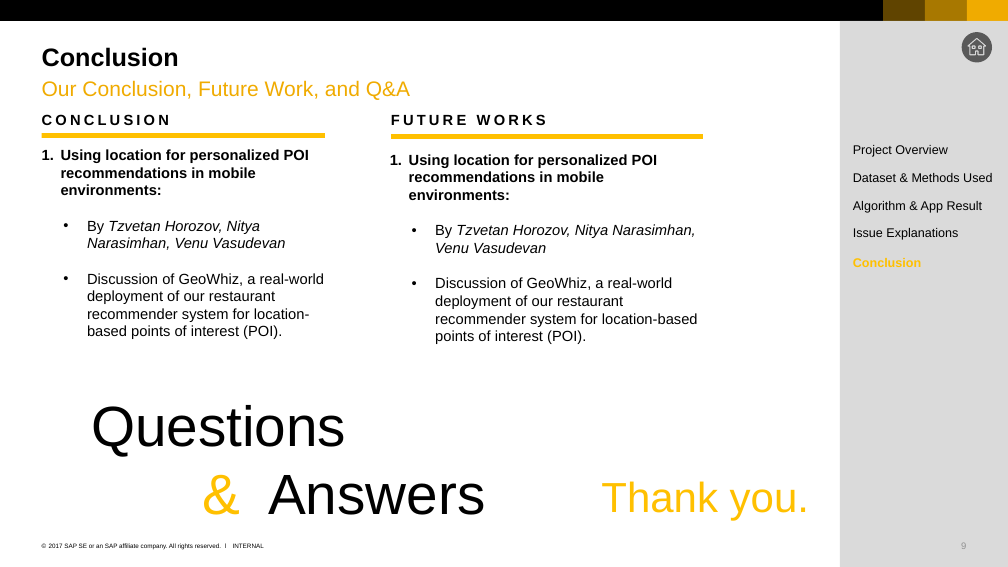
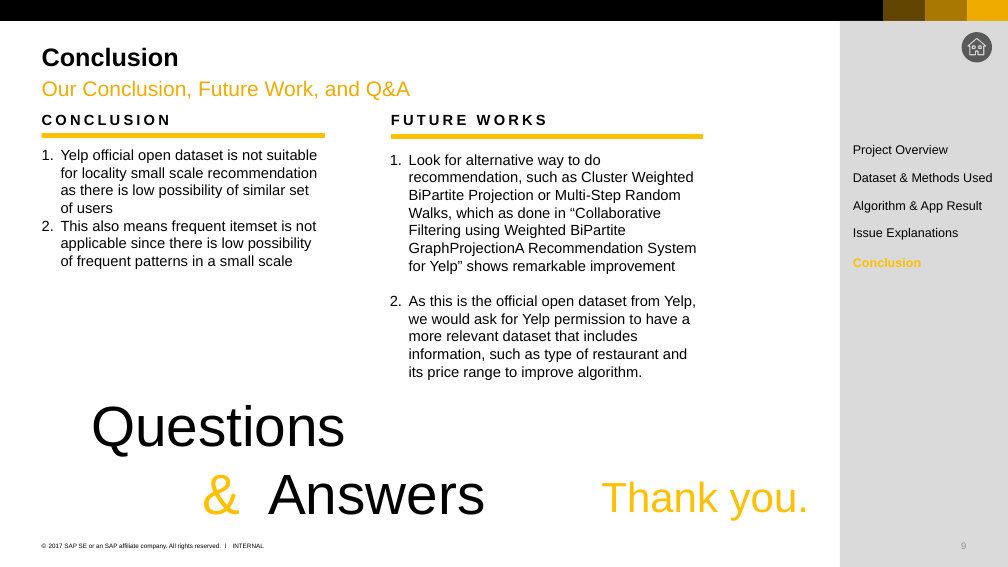
Before and after one commit to nguyenthanhtung2605/yelp-data-analysis, a slide deck: slide 9 of project_yelp_recommendation/15_Apr10_HuyNguyen_TungNguyen_Yelp_Restaurant_Recommendation.pptx. Drawn at 1008x567 pixels with LibreOffice and Linux fonts; fonts in the diff are those of the drawing. Boxes give left, top, right and bottom in pixels: in the first picture for what was removed or moved away, otherwise in the second. Text is boxed around its words. In the diff, an @@ line names an element or a change of style, - is before the commit and + after.

Commit message:
conclusion and future work

```diff
--- a/project_yelp_recommendation/15_Apr10_HuyNguyen_TungNguyen_Yelp_Restaurant_Recommendation.pptx
+++ b/project_yelp_recommendation/15_Apr10_HuyNguyen_TungNguyen_Yelp_Restaurant_Recommendation.pptx
@@ text at (61,149,318,269): text changed @@
-1. Using location for personalized POI recommendations in mobile environments:
-  • By Tzvetan Horozov, Nitya Narasimhan, Venu Vasudevan
-  • Discussion of GeoWhiz, a real-world deployment of our restaurant recommender system for location-based points of interest (POI).
+1. Yelp official open dataset is not suitable for locality small scale recommendation as there is low possibility of similar set of users
+2. This also means frequent itemset is not applicable since there is low possibility of frequent patterns in a small scale
@@ text at (409,154,696,380): text changed @@
-1. Using location for personalized POI recommendations in mobile environments:
-  • By Tzvetan Horozov, Nitya Narasimhan, Venu Vasudevan
-  • Discussion of GeoWhiz, a real-world deployment of our restaurant recommender system for location-based points of interest (POI).
+1. Look for alternative way to do recommendation, such as Cluster Weighted BiPartite Projection or Multi-Step Random Walks, which as done in “Collaborative Filtering using Weighted BiPartite GraphProjectionA Recommendation System for Yelp” shows remarkable improvement
+2. As this is the official open dataset from Yelp, we would ask for Yelp permission to have a more relevant dataset that includes information, such as type of restaurant and its price range to improve algorithm.
```
Also in this commit, not shown: 3 other slides changed, 3 other files.
